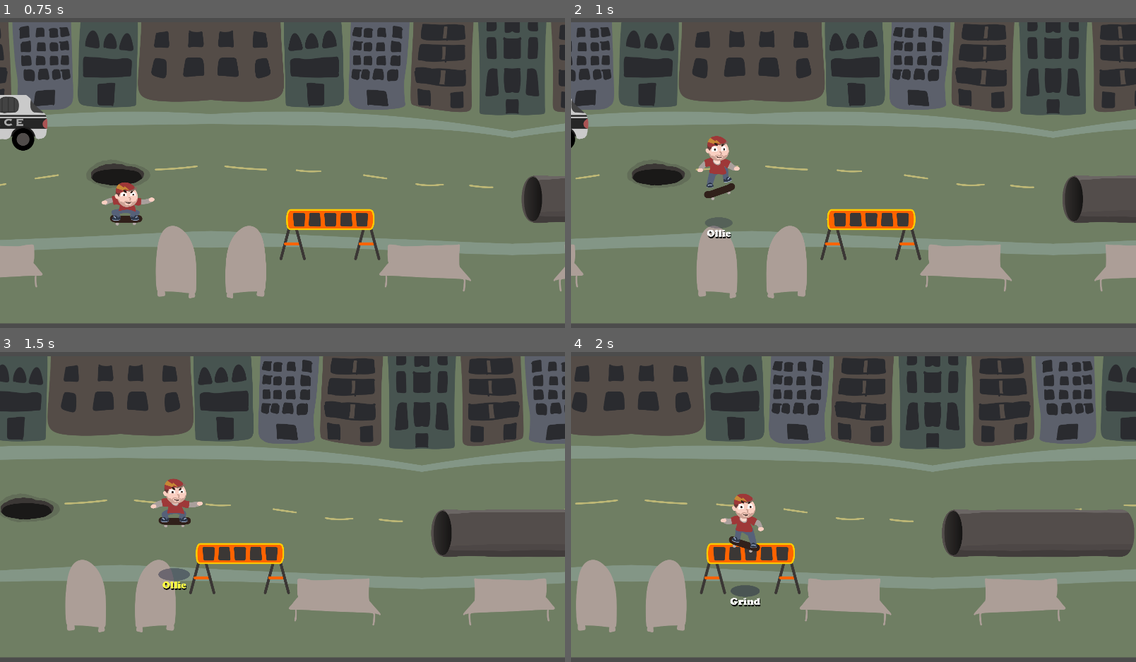
Above: before the commit, frames 1-4 (two rows, left to right).
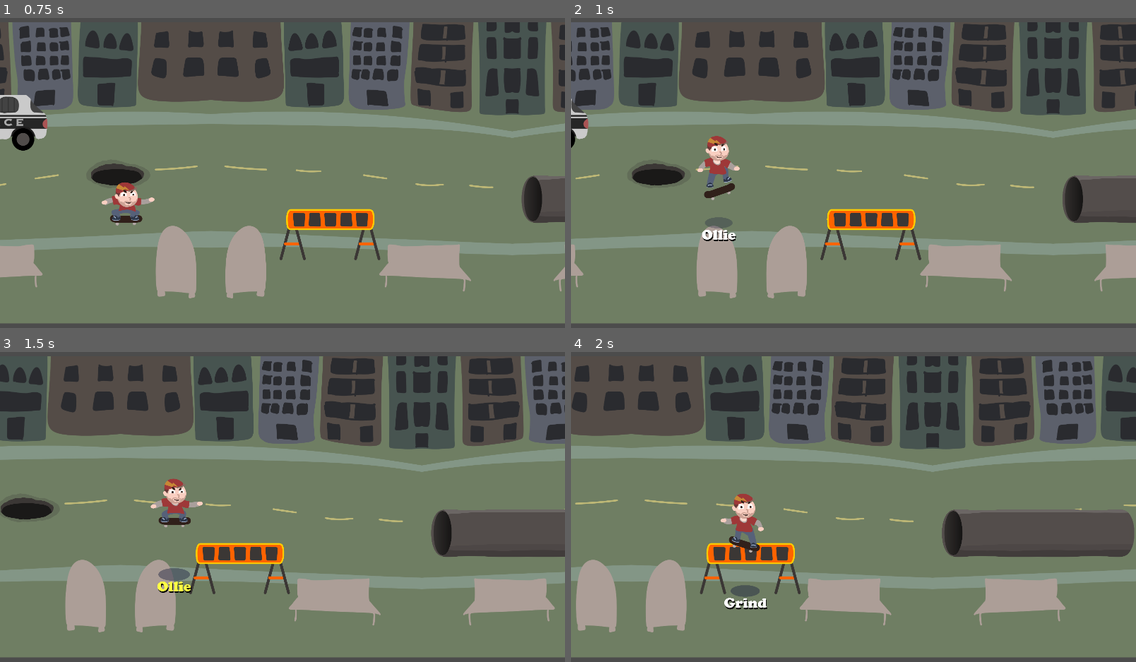
Above: after the commit, the same moments.

Repository: proximadams/The-Radical-Adventures-of-Chris-Pointon
Game: Godot game, scene res://scenes/Level.tscn
The game is run twice, just before and just after one commit, with the same random seed, the same clock (stepped at 60 frames per second) and the same inputs.
Inputs:
- Up to frame 1 (0.75 s): hold D (move_right) from 0.53 s (still down); hold Down (shift_crouch) from 0.53 s (still down)
- Up to frame 2 (1 s): keep holding D (move_right); keep holding Down (shift_crouch); tap Up (shift_jump) at 0.77 s
- Up to frame 3 (1.5 s): release D (move_right) at 1.28 s; release Down (shift_crouch) at 1.28 s; hold S (move_down) from 1.28 s (still down); tap Down (shift_crouch) at 1.35 s
- Up to frame 4 (2 s): keep holding S (move_down); tap Up (shift_jump) at 1.52 s

Frame 1 is identical in both runs. In frame 2, 0.2% of the frame differs, in the area x 23-30%, y 68-72%; in frame 3, 0.2%; in frame 4, 0.2%, in the area x 27-35%, y 79-84%.

Commit message:
bigger text

Diff:
--- a/scenes/Level.tscn
+++ b/scenes/Level.tscn
@@ -4683,7 +4683,7 @@
 height = 52.0
 
 [sub_resource type="DynamicFont" id=52]
-size = 64
+size = 92
 font_data = ExtResource( 18 )
 
 [sub_resource type="Theme" id=53]
@@ -5513,7 +5513,7 @@
 disabled = true
 
 [node name="TrickLabels" type="Node2D" parent="Player"]
-modulate = Color( 0, 0, 0, 0 )
+modulate = Color( 1, 1, 0, 0 )
 scale = Vector2( 1.5, 1.5 )
 z_index = 10
 
